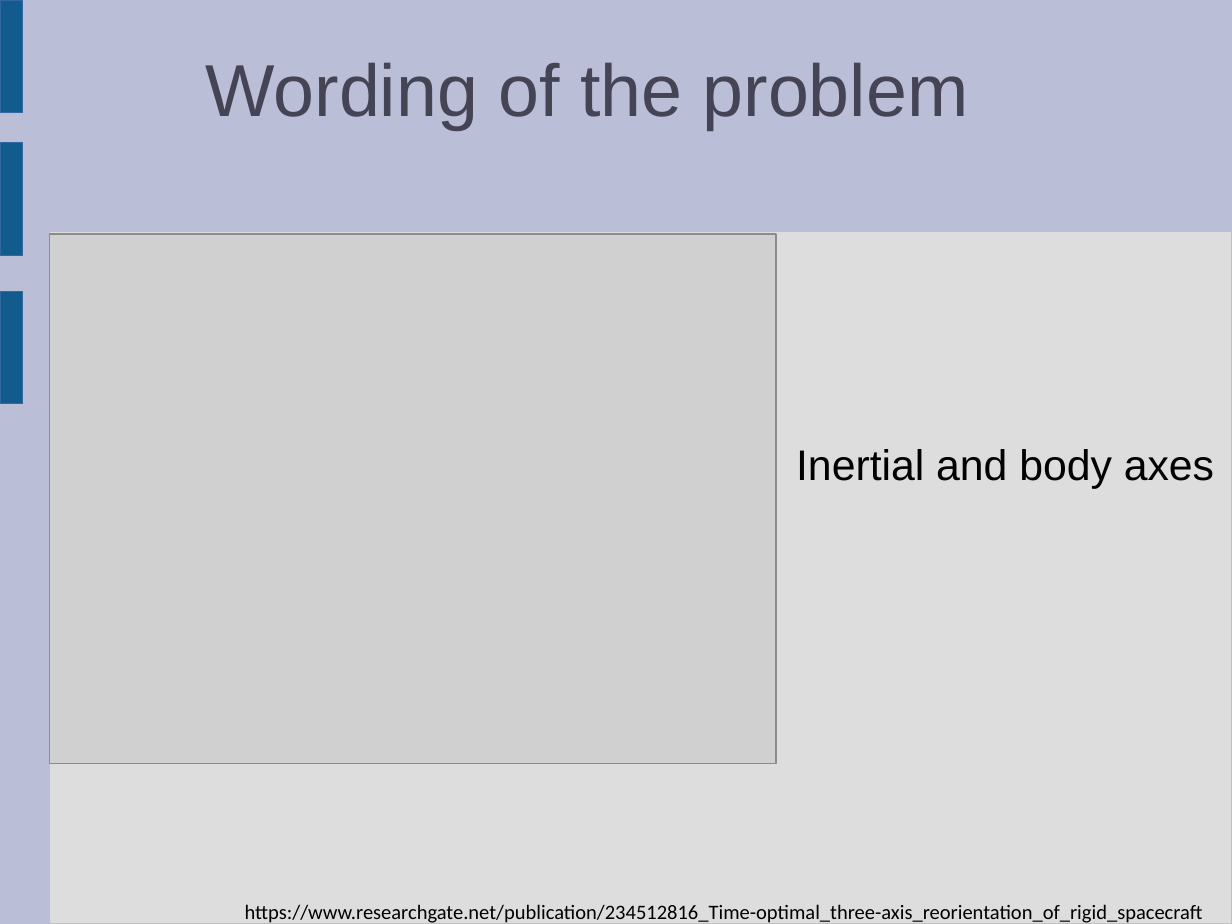
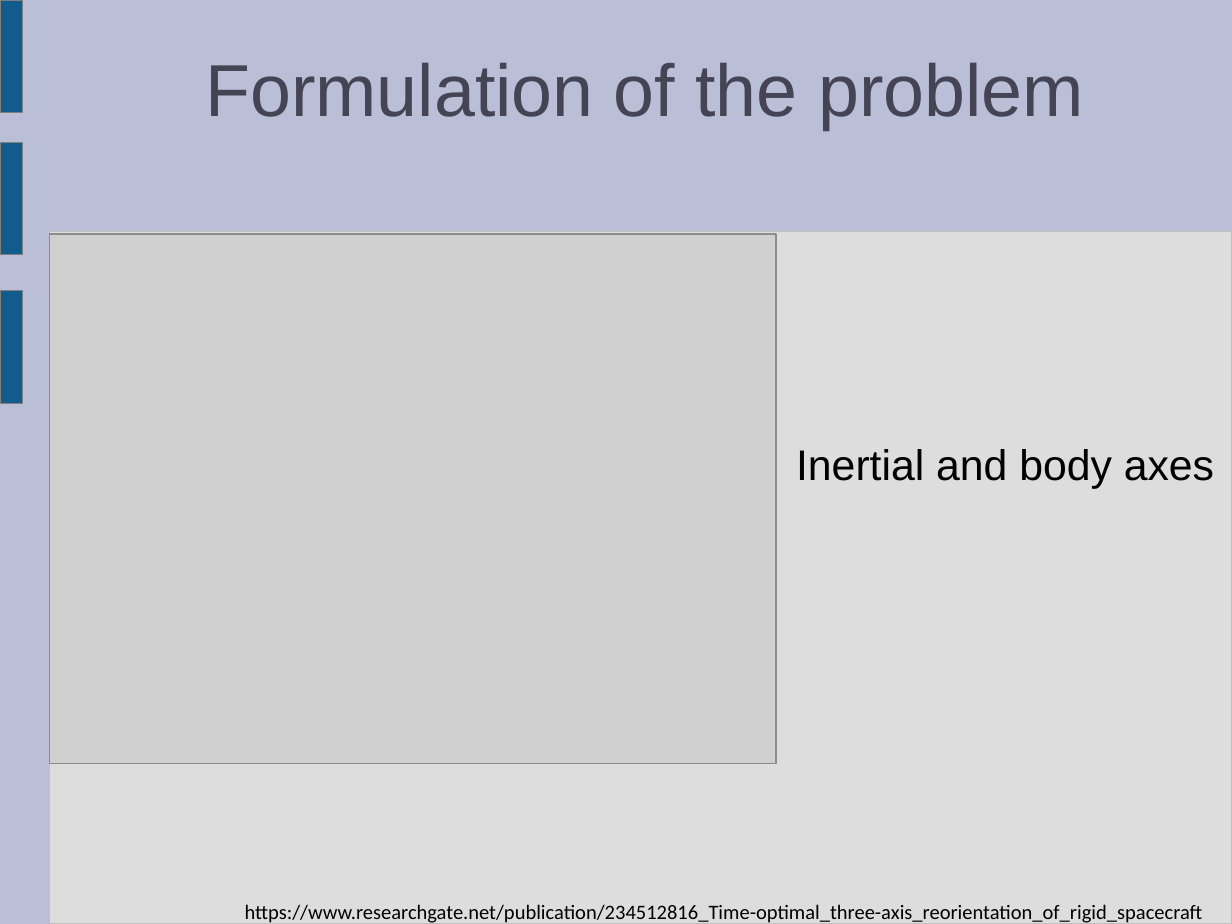
Before and after one commit to llmontoryxd/english, a slide deck: slide 3 of Presentation_6sem_1.odp. Drawn at 1232x924 pixels with LibreOffice and Linux fonts; fonts in the diff are those of the drawing; grey boxes stand for pictures. Boxes give left, top, right and bottom in pixels: in the first picture for what was removed or moved away, otherwise in the second. Text is boxed around its words. In the diff, an @@ line names an element or a change of style, - is before the commit and + after.

```diff
--- a/Presentation_6sem_1.odp
+++ b/Presentation_6sem_1.odp
@@ text at (205,62,1084,130): text changed @@
-Wording of the problem
+Formulation of the problem
@@ outline #3465A4 0 pt to #808080 0 pt in 3 elements at (0,0,22,112), (0,291,22,403), (0,143,22,255) @@
```
Also in this commit, not shown: 5 other slides changed, 1 other file.
